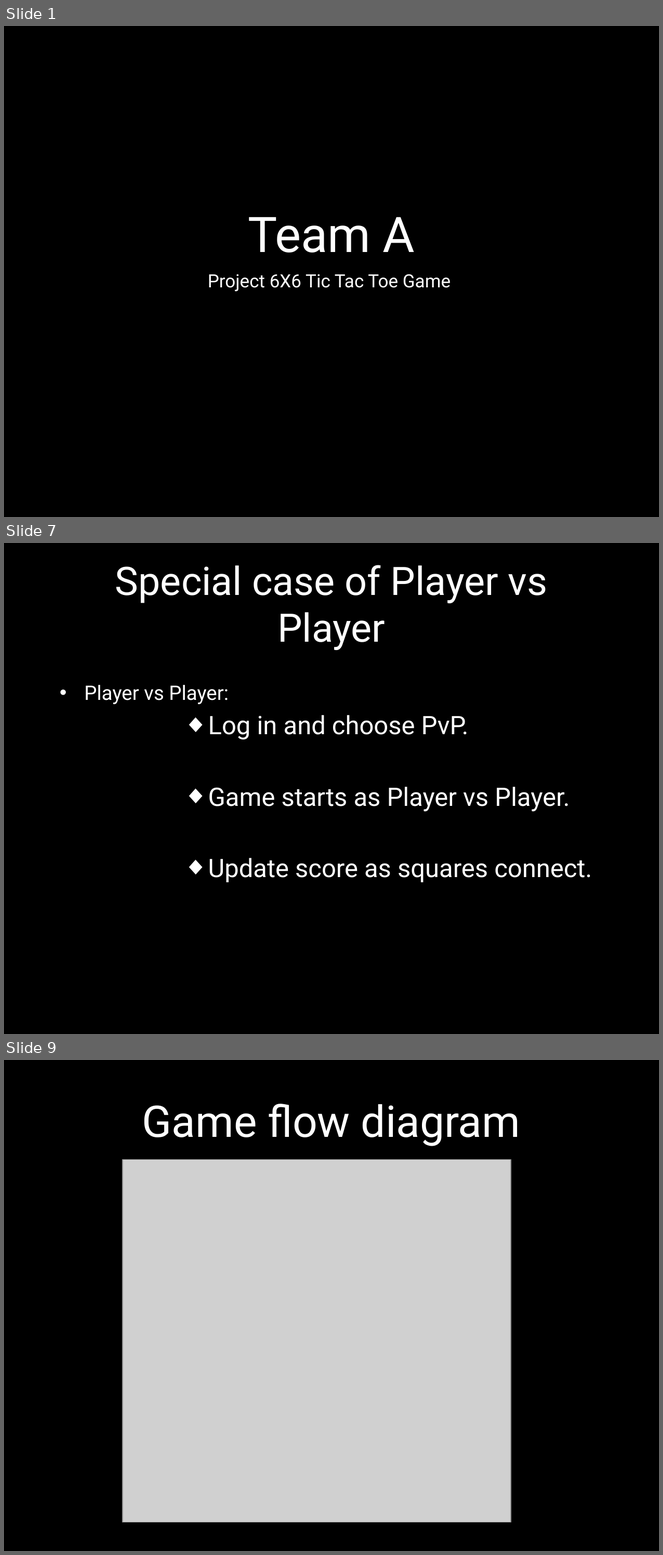
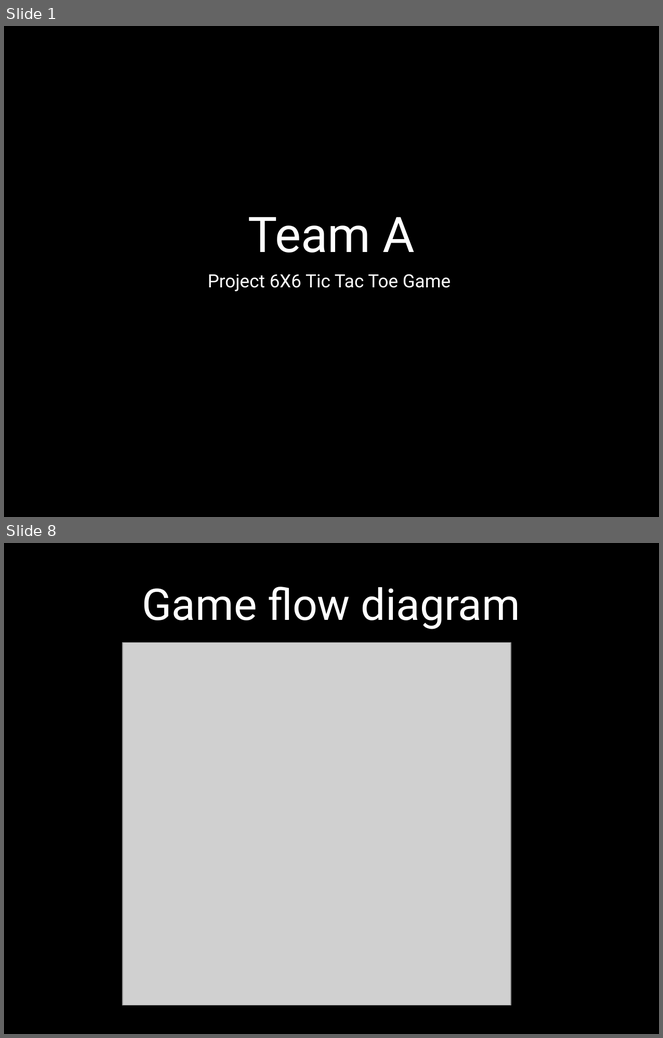
Before and after one commit to Amatarasu/A-Team, a slide deck: Power Point Presentation.pptx. Shown one above the other, each under a label of ours: slides 1, 7 and 9 before the commit, slides 1 and 8 after it; the slides between them are not shown. The pictures are 663x1555 and 663x1038 pixels, drawn with LibreOffice and Linux fonts; fonts in the diff are those of the drawing; grey boxes stand for pictures; background and template pictures are left out. Boxes give left, top, right and bottom in pixels: in the first picture for what was removed or moved away, otherwise in the second. Text is boxed around its words. In the diff, an @@ line names an element or a change of style, - is before the commit and + after.

```diff
--- a/Power Point Presentation.pptx
+++ b/Power Point Presentation.pptx
@@ slide 7 removed at [4, 543, 659, 1034], background picture (left out) @@
@@ title removed at [115, 565, 548, 650] @@
-Special case of Player vs Player
@@ text removed at [84, 685, 592, 883] @@
-• Player vs Player:
-          ◆ Log in and choose PvP.
-          ◆ Game starts as Player vs Player.
-          ◆ Update score as squares connect.
@@ what was slide 9 is now slide 8 @@
```
Also in this commit, not shown: 6 slides changed, 4 other files.
